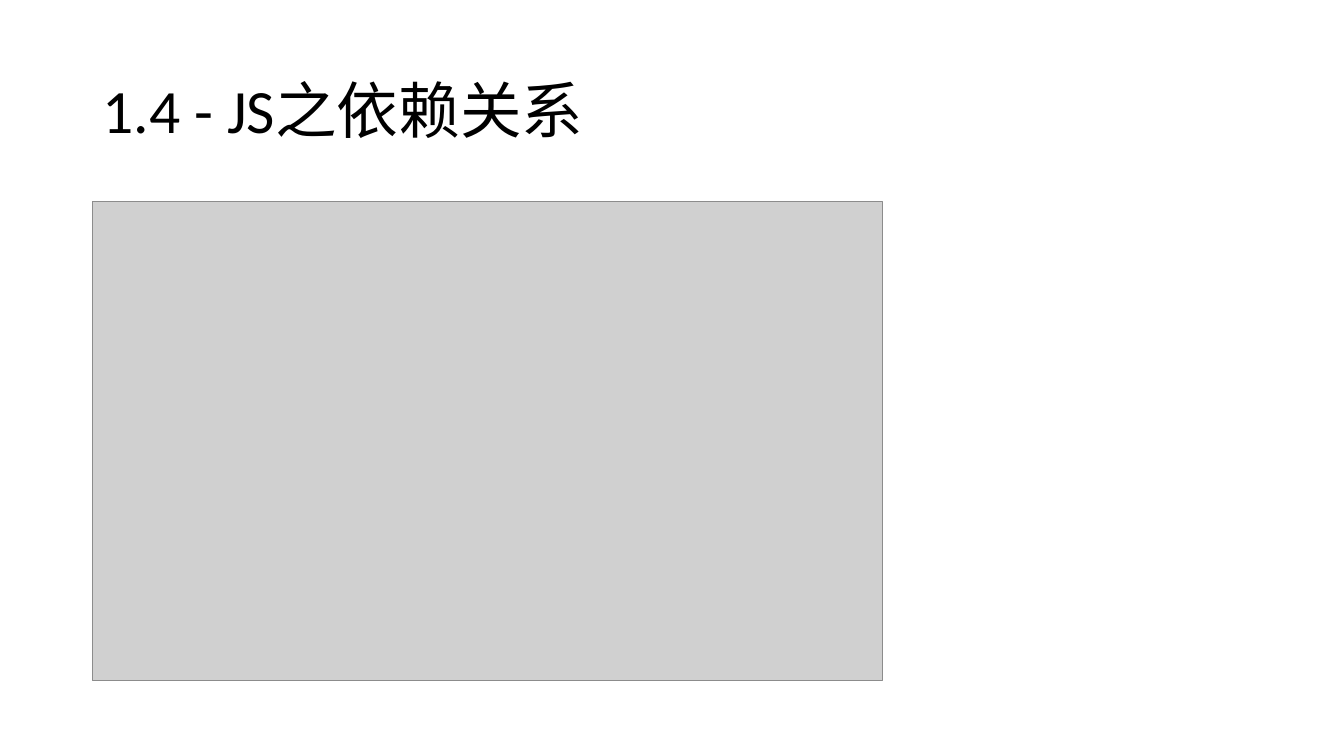
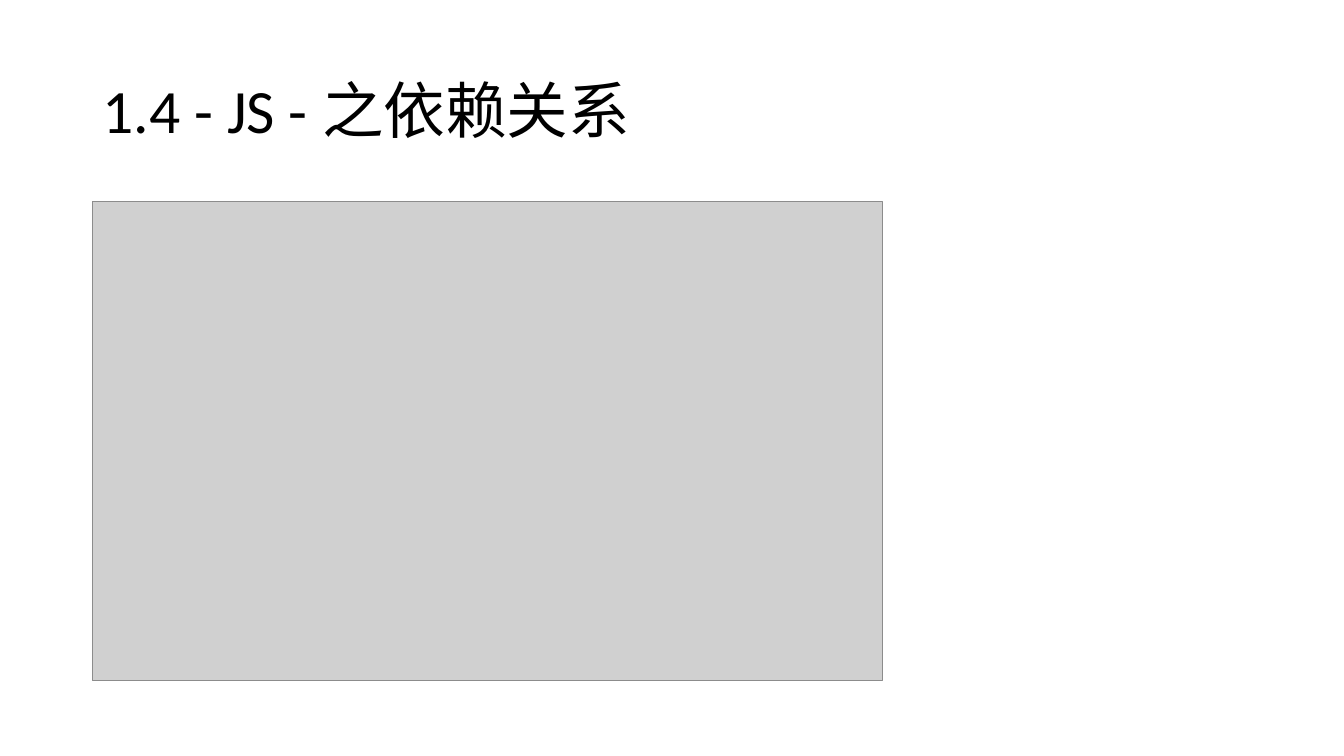
Before and after one commit to Cohen-Wang/workbench, a slide deck: slide 17 of cloud/webpack-ppt/培训 - webpack.pptx (slide 15 before the commit). Drawn at 1344x756 pixels with LibreOffice and Linux fonts; fonts in the diff are those of the drawing; grey boxes stand for pictures. Boxes give left, top, right and bottom in pixels: in the first picture for what was removed or moved away, otherwise in the second. Text is boxed around its words. In the diff, an @@ line names an element or a change of style, - is before the commit and + after.

```diff
--- a/cloud/webpack-ppt/培训 - webpack.pptx
+++ b/cloud/webpack-ppt/培训 - webpack.pptx
@@ title at (102, 81, 630, 138): text changed @@
-1.4 - JS之依赖关系
+1.4 - JS - 之依赖关系
```
Also in this commit, not shown: 4 other slides changed, 7 slides added, 1 other file.
